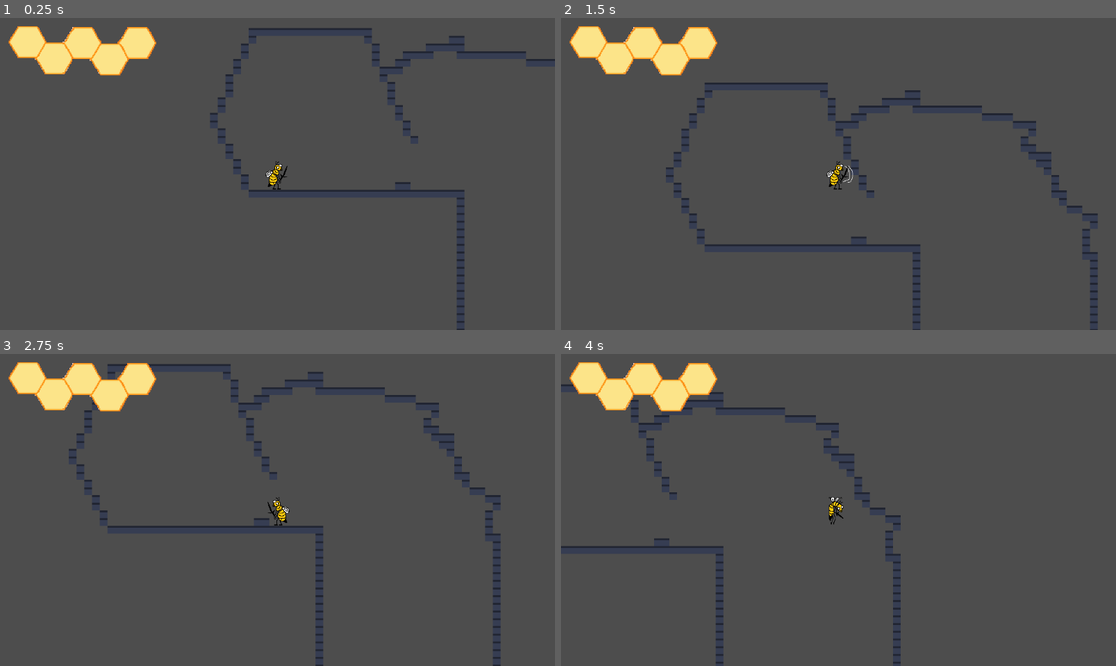
Above: before the commit, frames 1-4 (two rows, left to right).
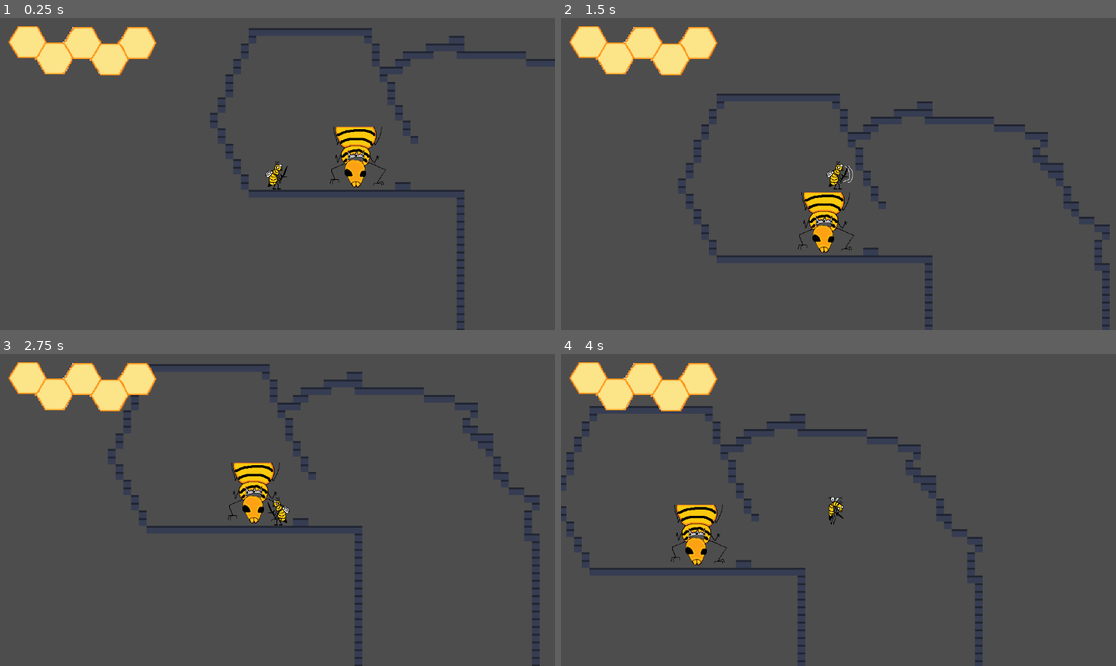
Above: after the commit, the same moments.

Repository: Jollista/Queenmaker
Game: Godot game, scene res://levels/L1.tscn
The game is run twice, just before and just after one commit, with the same random seed, the same clock (stepped at 60 frames per second) and the same inputs. This scene is started directly instead of the project's main scene. The engine's default icon, where the game draws it, is replaced by a stand-in: a white triangle on a blue panel in a dark square.
Inputs:
- Up to frame 1 (0.25 s): no input
- Up to frame 2 (1.5 s): tap Enter at 0.5 s; hold D (right) from 0.53 s (still down); tap X (attack) at 0.6, 1.35 s; tap Space (jump) at 0.77 s
- Up to frame 3 (2.75 s): tap Space (jump) at 1.52 s; release D (right) at 2.03 s; hold A (left) from 2.03 s (still down); tap X (attack) at 2.1 s
- Up to frame 4 (4 s): tap Space (jump) at 2.75, 3.02, 3.77 s; release A (left) at 2.78 s; hold D (right) from 2.78 s (still down); tap X (attack) at 2.85, 3.6 s

The runs differ from the first frame. In frame 1, 1.0% of the frame differs, in the area x 59-70%, y 34-55%; in frame 2, 3.8%, in the area x 18-99%, y 20-100%; in frame 3, 3.5%; in frame 4, 3.6%.

Commit message:
Added moving_spikes

Diff:
--- /dev/null
+++ b/Objects/MovingSpike.gd
@@ -0,0 +1,35 @@
+extends Area2D
+
+# damage to be dealt
+var damage = 1
+# speed spike moves
+var speed = 15
+# direction spike goes (-1 = left, 1 = right)
+var direction = -1
+# vertical if true, else horizontal
+var vertical = false
+#borders
+var left_border = -3880
+var right_border = 3880
+
+# if mortal, take damage
+func _on_body_entered(body):
+	if body.has_method("take_damage"):
+		body.take_damage(damage)
+
+# constantly move in a given horizontal direction (left by default)
+func _physics_process(_delta):
+	# used to check bounds for queue_free
+	var bounds_check
+
+	# if vertical, move vertically
+	if vertical:
+		bounds_check = position.y
+		position += Vector2(0, speed*direction)
+	else: # move horizontally
+		bounds_check = position.x
+		position += Vector2(speed*direction, 0)
+
+	# if headed out of bounds and never coming back
+	if (bounds_check < left_border and direction < 0) or (bounds_check > right_border and direction > 0):
+		queue_free()
--- /dev/null
+++ b/Objects/moving_spike.tscn
@@ -0,0 +1,15 @@
+[gd_scene load_steps=3 format=3 uid="uid://ci4bdr8r22ryi"]
+
+[ext_resource type="Script" path="res://Objects/MovingSpike.gd" id="1_gs0se"]
+
+[sub_resource type="RectangleShape2D" id="RectangleShape2D_m7hmq"]
+
+[node name="MovingSpike" type="Area2D"]
+script = ExtResource("1_gs0se")
+
+[node name="Sprite2D" type="Sprite2D" parent="."]
+
+[node name="CollisionShape2D" type="CollisionShape2D" parent="."]
+shape = SubResource("RectangleShape2D_m7hmq")
+
+[connection signal="body_entered" from="." to="." method="_on_body_entered"]
--- a/Queen/Queen.gd
+++ b/Queen/Queen.gd
@@ -1,6 +1,9 @@
 extends RigidBody2D
 
 @export var current_hp = 18 # 3 * player's damage (2)
+
+# Timer
+@onready var timer = $Timer
 
 # FLUFF
 # audio
@@ -10,6 +13,15 @@
 
 # anim
 @onready var anim = $AnimationPlayer
+
+# Borders
+@export var left_border = -1
+@export var right_border = 1
+
+# !! ATTACK OBJECTS !!
+# Red kill ya always, blue kill ya if you're movin'
+# reference to moving_spike tscn
+var MovingSpike = preload("res://Objects/moving_spike.tscn")
 
 func start_boss_fight():
 	pass
@@ -28,4 +40,24 @@
 	queue_free()
 	# transition to end cutscene
 
-# ATTACK PATTERNS
+### ATTACK OBJECT CREATION ###
+# creates a spike that moves
+func create_moving_spike(spike_position=Vector2(450,0), spike_scale=Vector2(1,10), speed=15, direction=-1, vertical=false):
+	# create new MovingSpike instance
+	var spike_instance
+	spike_instance = MovingSpike.instantiate()
+
+	# initialize it
+	spike_instance.position = spike_position
+	spike_instance.apply_scale(spike_scale)
+	spike_instance.speed = speed
+	spike_instance.direction = direction
+	spike_instance.vertical = vertical
+
+	# add spike_instance to scene
+	get_parent().call_deferred("add_child", spike_instance)
+
+	# return spike_instance
+	return spike_instance
+
+### ATTACK PATTERNS ###
--- a/levels/L1.tscn
+++ b/levels/L1.tscn
@@ -7,6 +7,7 @@
 [ext_resource type="PackedScene" uid="uid://072cpyte1q04" path="res://Drone/Drone.tscn" id="4_5cpn1"]
 [ext_resource type="PackedScene" uid="uid://dysr02xya7omk" path="res://UI/UI.tscn" id="5_jdrtd"]
 [ext_resource type="PackedScene" uid="uid://dp4q5mkjurm0r" path="res://Objects/border_trigger.tscn" id="6_l1wsb"]
+[ext_resource type="PackedScene" uid="uid://27kl8ds1trbn" path="res://Queen/Queen.tscn" id="8_lic35"]
 
 [sub_resource type="TileSetAtlasSource" id="TileSetAtlasSource_7fwm6"]
 texture = ExtResource("1_uljgu")
@@ -314,5 +315,8 @@
 scale = Vector2(1, 10)
 tag = "boss_arena"
 
+[node name="RigidBody2D" parent="." instance=ExtResource("8_lic35")]
+position = Vector2(-491, -8035)
+
 [connection signal="health_changed" from="Player" to="UI" method="_on_player_health_changed"]
 [connection signal="border_crossed" from="BorderTrigger" to="." method="_on_border_trigger_border_crossed"]
Not shown: 1 places in Queen/Queen.tscn that only renumber resources
Binary file changed: Queen/QueenSprite.png
Not shown: 1 places in levels/L1.tscn that only renumber resources
